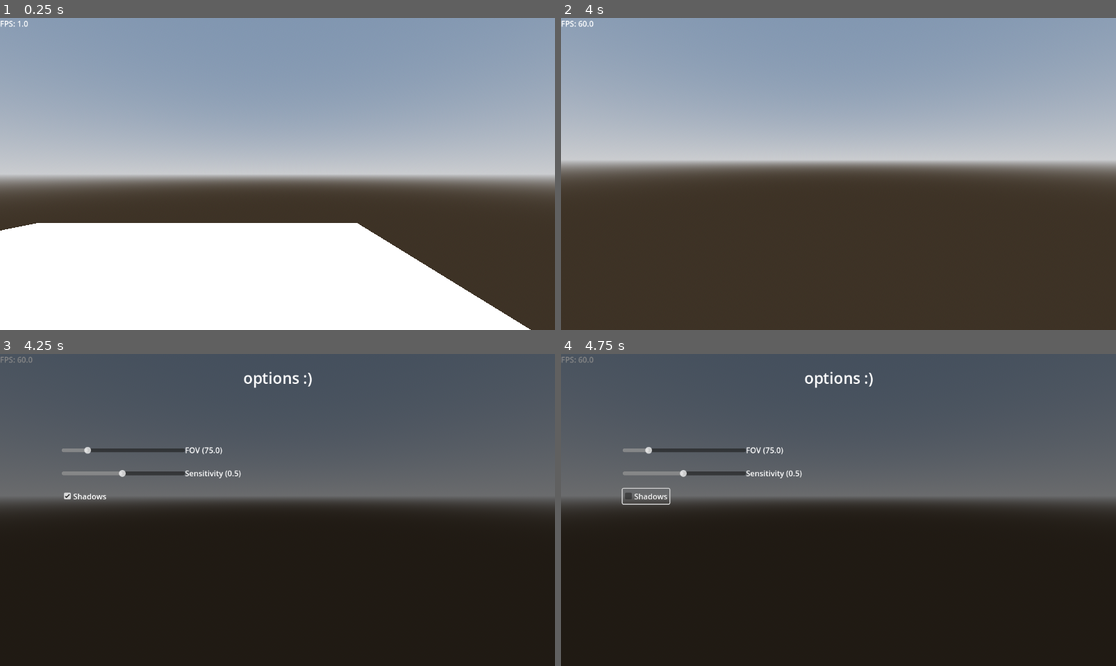
Above: before the commit, frames 1-4 (two rows, left to right).
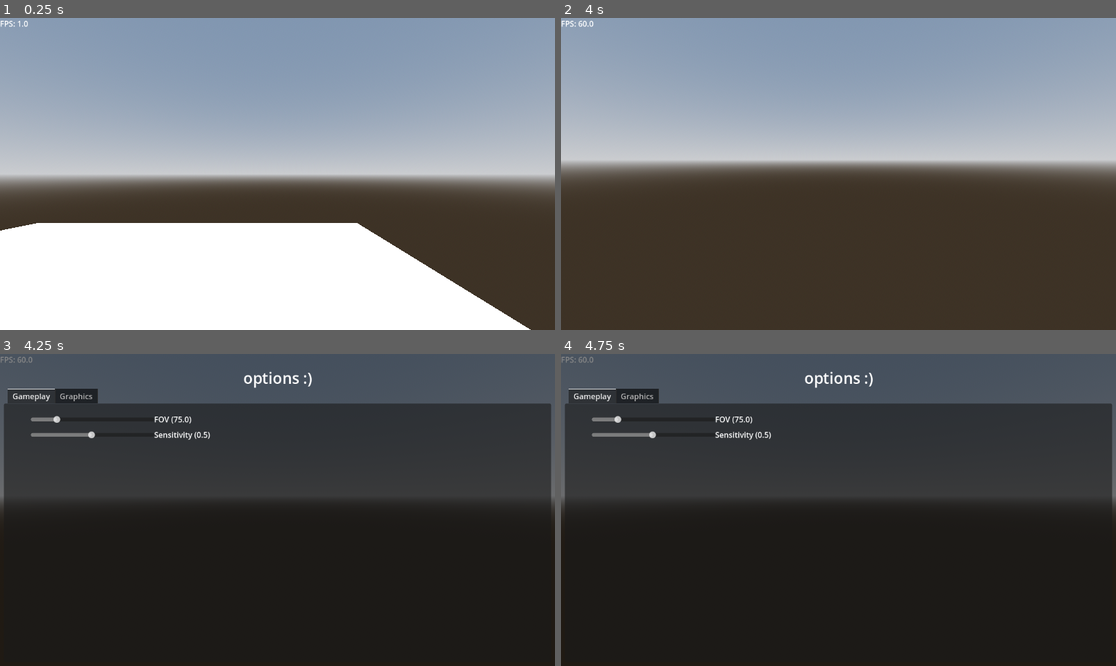
Above: after the commit, the same moments.

Repository: remidu64/GODSE
Game: Godot game, scene res://scenes/State-PlayState.tscn
Same seed, same stepped clock (60 frames per second), same inputs: the game is played once before the commit and once after it. This scene is started directly instead of the project's main scene.
Inputs (mouse positions are in pixels of both pictures, inside the frame that each line leads up to):
- Up to frame 1 (0.25 s): no input
- Up to frame 2 (4 s): tap Enter at 0.5, 3.5 s; move the mouse to (866, 174) at 0.52 s; hold W (forward) from 0.53 s (still down); tap Space (jump) at 0.77, 1.52, 2.75, 3.02, 3.77 s; move the mouse to (810, 174) at 1.27 s; move the mouse to (849, 167) at 2.02 s; move the mouse to (832, 180) at 2.77 s; move the mouse to (877, 177) at 3.52 s
- Up to frame 3 (4.25 s): keep holding W (forward); tap Escape (pause) at 4.15 s
- Up to frame 4 (4.75 s): release W (forward) at 4.25 s; click (644, 497) at 4.25 s, where only the run before the commit has a clickable "Shadows"

Frames 1-2 are identical in both runs. In frame 3, 32% of the frame differs, in the area x 0-100%, y 11-49%; in frame 4, 32%.

Commit message:
settings tabs

Diff:
--- a/scenes/substates/SubState-OptionsMenu.tscn
+++ b/scenes/substates/SubState-OptionsMenu.tscn
@@ -37,35 +37,52 @@
 offset_right = 1152.0
 offset_bottom = 648.0
 
-[node name="FOV" parent="ActualOptions" instance=ExtResource("2_1m7gb")]
-layout_mode = 0
-offset_left = 128.0
-offset_top = 192.0
-offset_right = 384.0
-offset_bottom = 208.0
+[node name="TabContainer" type="TabContainer" parent="ActualOptions"]
+layout_mode = 2
+offset_left = 8.0
+offset_top = 72.0
+offset_right = 1144.0
+offset_bottom = 640.0
+current_tab = 0
+
+[node name="Gameplay" type="TabBar" parent="ActualOptions/TabContainer"]
+layout_mode = 2
+metadata/_tab_index = 0
+
+[node name="FOV" parent="ActualOptions/TabContainer/Gameplay" instance=ExtResource("2_1m7gb")]
+layout_mode = 2
+offset_left = 56.0
+offset_top = 25.0
+offset_right = 312.0
+offset_bottom = 41.0
 min_value = 50.0
 max_value = 180.0
 value = 75.0
 Property = "FOV"
 
-[node name="Sensitivity" parent="ActualOptions" instance=ExtResource("2_1m7gb")]
-layout_mode = 0
-offset_left = 128.0
-offset_top = 240.0
-offset_right = 384.0
-offset_bottom = 256.0
+[node name="Sensitivity" parent="ActualOptions/TabContainer/Gameplay" instance=ExtResource("2_1m7gb")]
+layout_mode = 2
+offset_left = 56.0
+offset_top = 57.0
+offset_right = 312.0
+offset_bottom = 73.0
 min_value = 0.01
 max_value = 1.0
 step = 0.01
 value = 0.5
 Property = "Sensitivity"
 
-[node name="OptionsMenu-CheckBox" parent="ActualOptions" instance=ExtResource("3_2xwod")]
+[node name="Graphics" type="TabBar" parent="ActualOptions/TabContainer"]
+visible = false
+layout_mode = 2
+metadata/_tab_index = 1
+
+[node name="Shadows" parent="ActualOptions/TabContainer/Graphics" instance=ExtResource("3_2xwod")]
 layout_mode = 0
-offset_left = 128.0
-offset_top = 280.0
-offset_right = 152.0
-offset_bottom = 304.0
+offset_left = 56.0
+offset_top = 25.0
+offset_right = 80.0
+offset_bottom = 49.0
 tooltip_text = "if on, real time shadows will, you know, do the real time shadow things
 
 fucks up performance, disabling it makes the game look like hot garbage and should probably be considered cheating since the game is basically full bright (until we add baked lighting)"
--- a/scripts/substates/SubState-OptionsMenu.gd
+++ b/scripts/substates/SubState-OptionsMenu.gd
@@ -1,12 +1,13 @@
 extends Control
 
-@onready var actualOptions: Control = $ActualOptions
+@onready var tab_container: TabContainer = $ActualOptions/TabContainer
 
 @export var inGame:bool = false
 
 func exit_menu():
-	for i in actualOptions.get_children():
-		i.save_option()
+	for i in tab_container.get_children():
+		for u in i.get_children():
+			u.save_option() # colon three
 
 	if !inGame:
 		pass # will change all this when we have a main menu and shit like that ykyk
